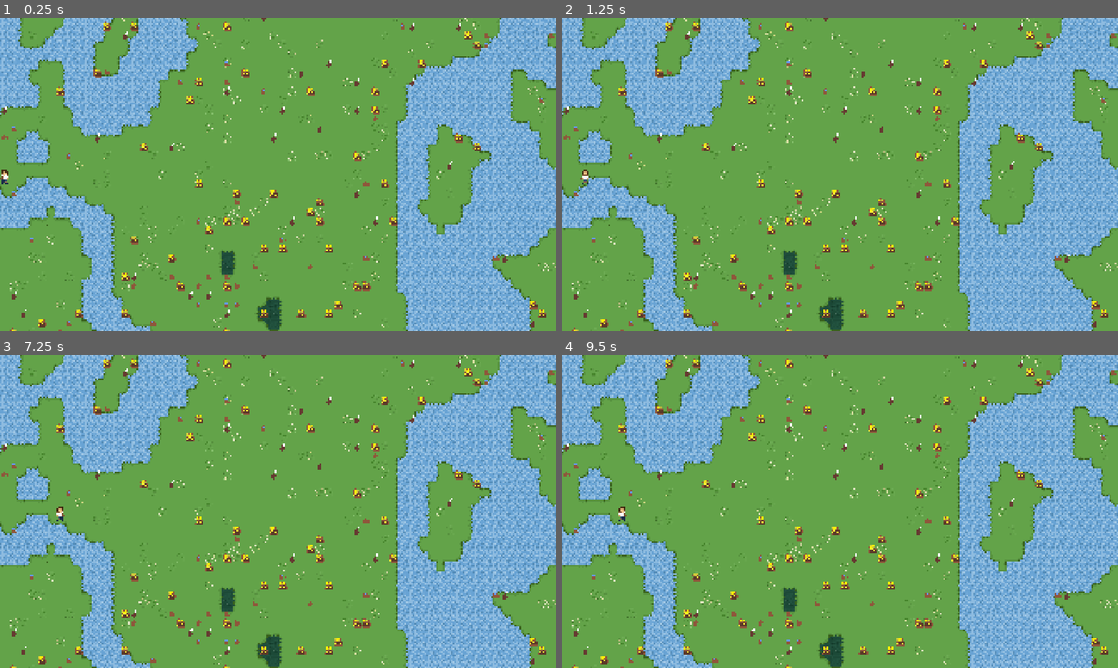
Above: before the commit, frames 1-4 (two rows, left to right).
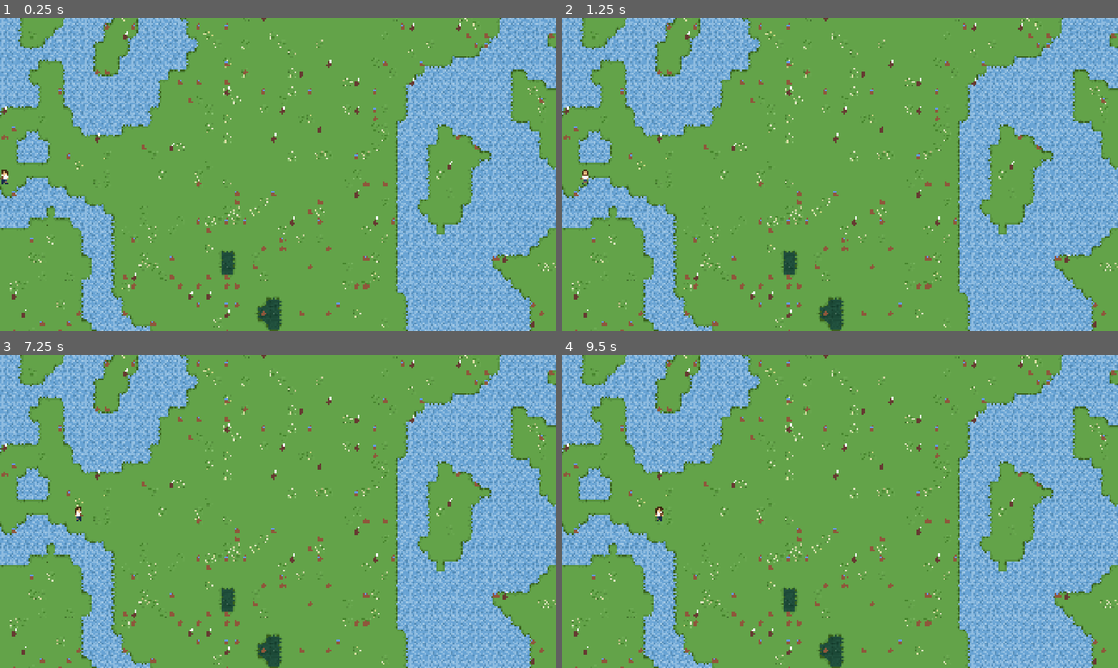
Above: after the commit, the same moments.

Repository: ew5234/CS3560-Project
Game: Godot game, scene res://scenes/gameboard.tscn
Two runs of this game, one before a commit and one after it. Both use one fixed random seed, a clock stepped at 60 frames per second and the inputs below.
Inputs:
- Up to frame 1 (0.25 s): no input
- Up to frame 2 (1.25 s): tap Enter at 0.5 s
- Up to frame 3 (7.25 s): tap Space at 2, 3.5, 5 s; tap Enter at 2.75, 4.25 s
- Up to frame 4 (9.5 s): no input

The runs differ from the first frame. In frame 1, 1.6% of the frame differs, in the area x 1-99%, y 1-100%; in frame 2, 1.6%; in frame 3, 1.7%; in frame 4, 1.7%.

Commit message:
edited vision class logic

Diff:
--- a/scripts/GameManager.gd
+++ b/scripts/GameManager.gd
@@ -61,11 +61,11 @@
 var player: CharacterBody2D = null
 var brain = Brain.new()
 var playerPosition = Vector2i.ZERO
-var playerMaxStrength = 10
+var playerMaxStrength = 50
 var playerStrength = 10
-var playerMaxWater = 10
+var playerMaxWater = 25
 var playerWater = 10
-var playerMaxFood = 10
+var playerMaxFood = 50
 var playerFood = 10
 var active_items_dictionary = {}
 
--- a/scripts/PlayerScripts/Vision/vision.gd
+++ b/scripts/PlayerScripts/Vision/vision.gd
@@ -20,10 +20,12 @@
 	var closestWaterCoord
 	var closestDistance = INF
 	for i in scopeCoors:
+		print(i)
 		var data = tileMap.get_cell_tile_data(i)
 		if data:
 			var scopeCoorDistance = GameManager.playerPosition.distance_squared_to(i)
-			if data.get_custom_data("itemType") == "food" and closestDistance > scopeCoorDistance:
+			print(scopeCoorDistance)
+			if data.get_custom_data("itemType") == "water" and closestDistance > scopeCoorDistance:
 				closestDistance = scopeCoorDistance
 				closestWaterCoord = i
 	return closestWaterCoord
@@ -36,7 +38,7 @@
 		var data = tileMap.get_cell_tile_data(i)
 		if data:
 			var scopeCoorDistance = GameManager.playerPosition.distance_squared_to(i)
-			if data.get_custom_data("itemType") == "food" and closestDistance > scopeCoorDistance:
+			if data.get_custom_data("itemType") == "gold" and closestDistance > scopeCoorDistance:
 				closestDistance = scopeCoorDistance
 				closestGoldCoord = i
 	return closestGoldCoord
--- a/scripts/generateWorld.gd
+++ b/scripts/generateWorld.gd
@@ -96,7 +96,7 @@
 				if itemPlaced == false:
 					if deco_noise < 0.03:
 						itemFoodTileCoor.append(Vector2i(x,y))
-					elif deco_noise < 0.06:
+					elif deco_noise < 0.1:
 						itemWaterTileCoor.append(Vector2i(x,y))
 					elif deco_noise < 0.1:
 						itemGoldTileCoor.append(Vector2i(x,y))
